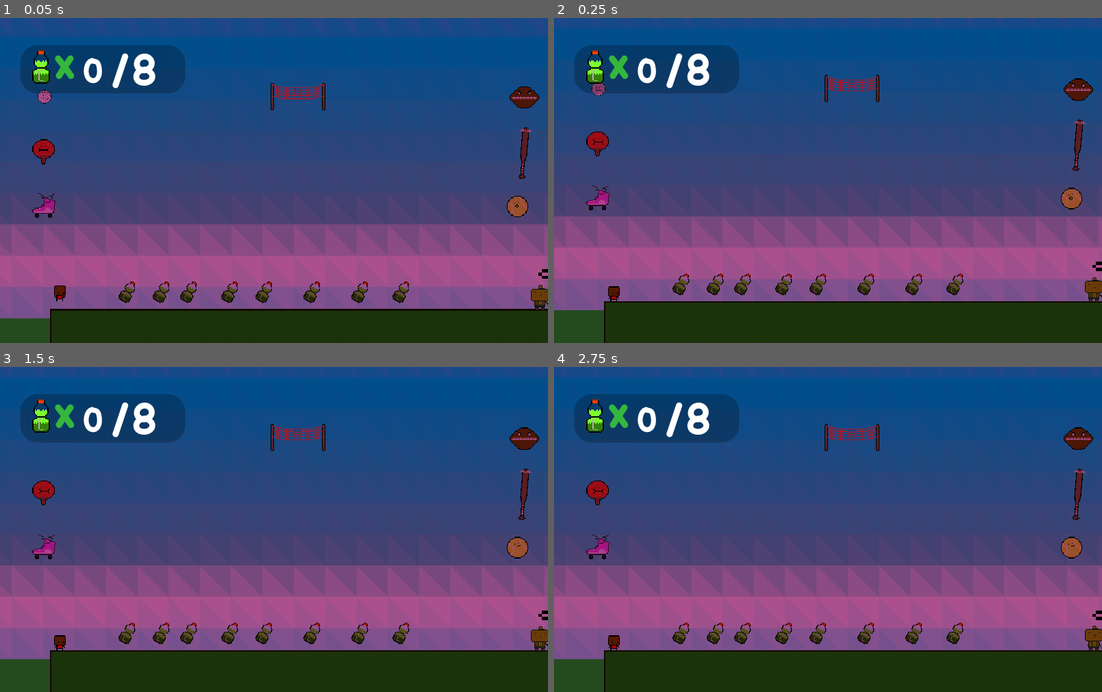
Above: before the commit, frames 1-4 (two rows, left to right).
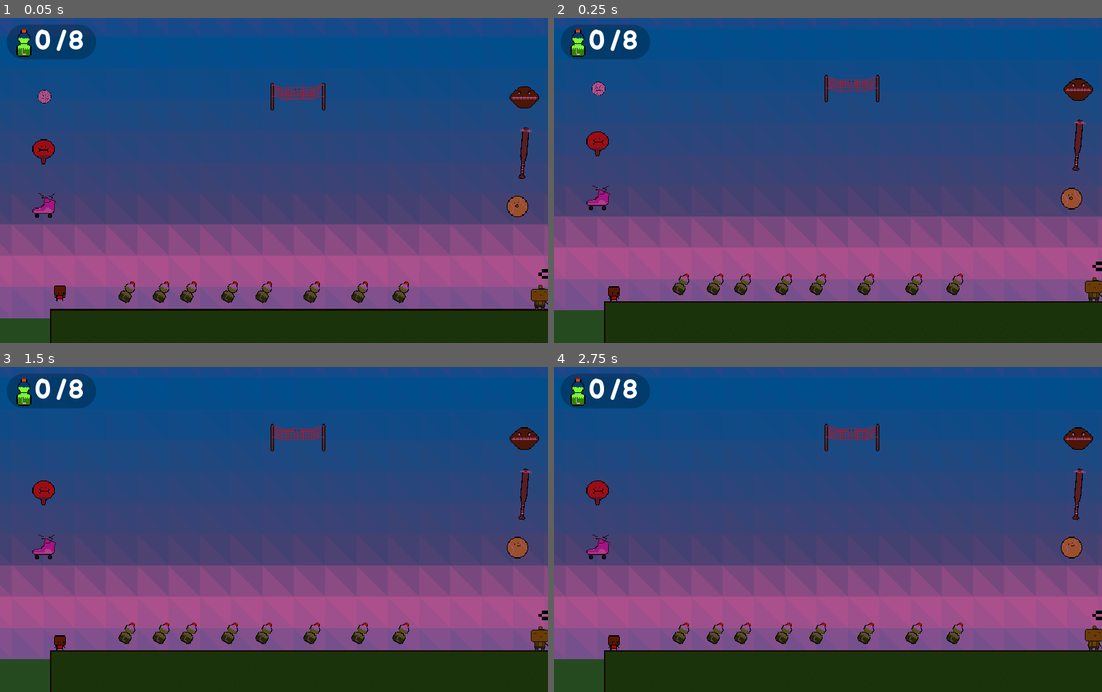
Above: after the commit, the same moments.

Repository: AdamSmif/Sportsball-Adventures
Game: Godot game, scene res://Levels/VillageDemo.tscn
The game is run twice, just before and just after one commit, with the same random seed, the same clock (stepped at 60 frames per second) and the same inputs. This scene is started directly instead of the project's main scene.
Inputs:
- Up to frame 1 (0.05 s): no input
- Up to frame 2 (0.25 s): no input
- Up to frame 3 (1.5 s): tap Enter at 0.5 s; hold Up (ui_up) from 0.53 s (still down); tap Space (jump) at 0.77, 1.25 s
- Up to frame 4 (2.75 s): tap Space (jump) at 1.52 s; tap Enter at 2 s; release Up (ui_up) at 2.03 s

The runs differ from the first frame. In frame 1, 4.9% of the frame differs, in the area x 1-34%, y 2-24%; in frame 2, 4.9%; in frame 3, 4.9%; in frame 4, 4.9%.

Commit message:
Update HUD.tscn

Diff:
--- a/UI/HUD/HUD.tscn
+++ b/UI/HUD/HUD.tscn
@@ -12,11 +12,11 @@
 corner_radius_bottom_left = 20
 
 [sub_resource type="DynamicFont" id=2]
-size = 52
+size = 32
 font_data = ExtResource( 3 )
 
 [sub_resource type="DynamicFont" id=3]
-size = 40
+size = 32
 font_data = ExtResource( 3 )
 
 [node name="HUD" type="CanvasLayer"]
@@ -24,20 +24,20 @@
 bottle_world_scene = "res://Levels/World.tscn"
 
 [node name="Panel" type="Panel" parent="."]
-margin_left = 24.0
-margin_top = 32.0
-margin_right = 216.0
-margin_bottom = 88.0
+margin_left = 8.0
+margin_top = 8.0
+margin_right = 112.0
+margin_bottom = 48.0
 custom_styles/panel = SubResource( 1 )
 __meta__ = {
 "_edit_use_anchors_": false
 }
 
 [node name="BottleIcon" type="TextureRect" parent="."]
-margin_left = 24.0
-margin_top = 32.0
-margin_right = 72.0
-margin_bottom = 80.0
+margin_left = 8.0
+margin_top = 8.0
+margin_right = 48.0
+margin_bottom = 48.0
 texture = ExtResource( 2 )
 expand = true
 __meta__ = {
@@ -45,10 +45,11 @@
 }
 
 [node name="x" type="Label" parent="."]
-margin_left = 64.0
-margin_top = 24.0
-margin_right = 88.0
-margin_bottom = 87.0
+visible = false
+margin_left = 8.0
+margin_top = 48.0
+margin_right = 32.0
+margin_bottom = 88.0
 custom_fonts/font = SubResource( 2 )
 custom_colors/font_color = Color( 0.211765, 0.717647, 0.243137, 1 )
 text = "x"
@@ -57,10 +58,10 @@
 }
 
 [node name="Bottles" type="Label" parent="."]
-margin_left = 96.0
-margin_top = 40.0
-margin_right = 160.0
-margin_bottom = 88.0
+margin_left = 40.0
+margin_top = 8.0
+margin_right = 64.0
+margin_bottom = 47.0
 custom_fonts/font = SubResource( 3 )
 custom_colors/font_color = Color( 1, 1, 1, 1 )
 text = "#"
@@ -70,10 +71,10 @@
 }
 
 [node name="x2" type="Label" parent="."]
-margin_left = 128.0
-margin_top = 32.0
-margin_right = 198.0
-margin_bottom = 95.0
+margin_left = 64.0
+margin_top = 8.0
+margin_right = 98.0
+margin_bottom = 47.0
 custom_fonts/font = SubResource( 2 )
 custom_colors/font_color = Color( 1, 1, 1, 1 )
 text = "/8"
